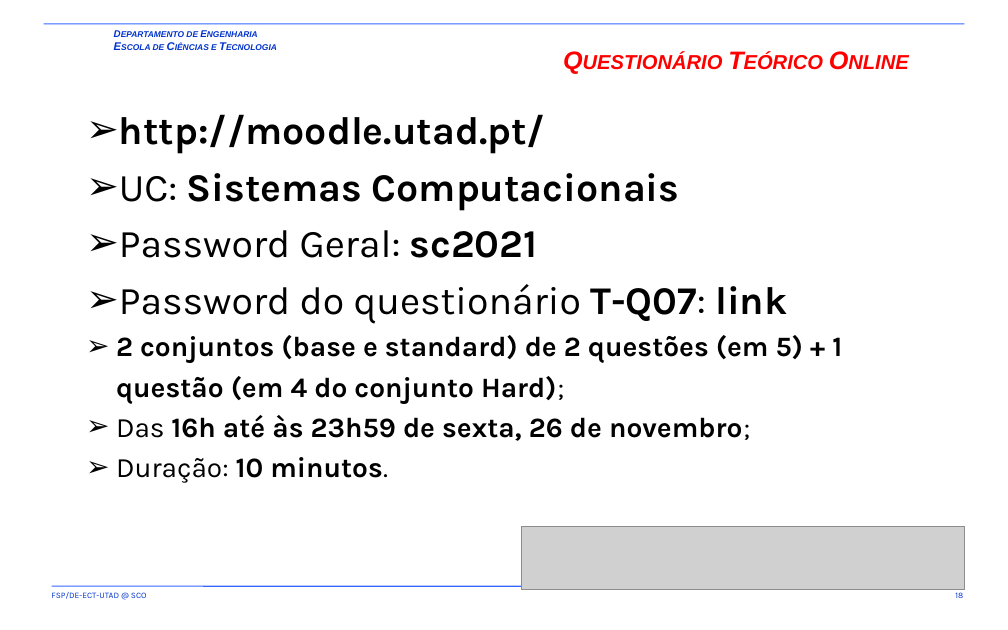
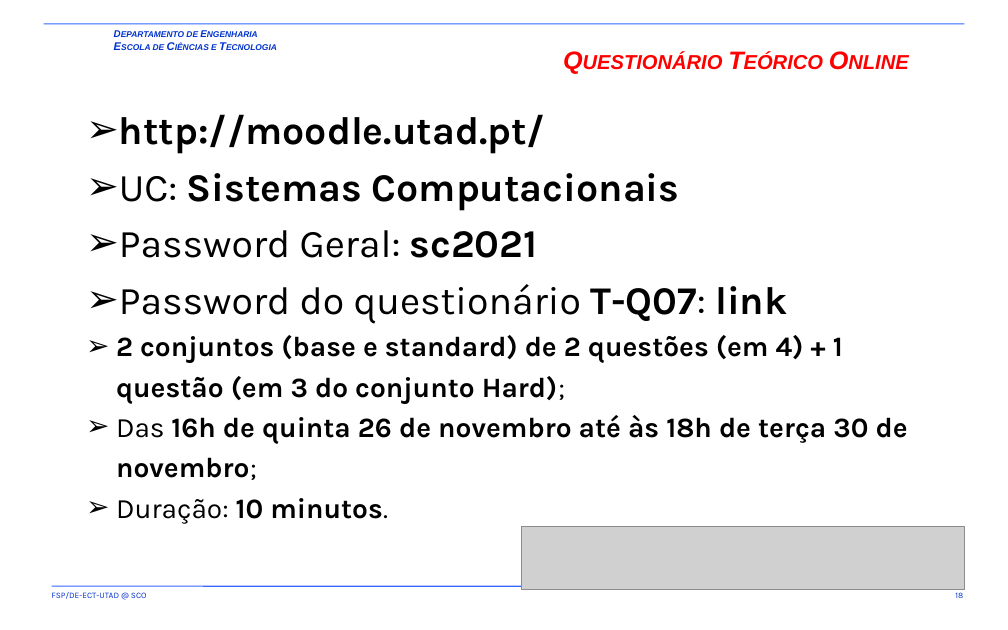
Before and after one commit to fsp864/UTAD-SCO, a slide deck: slide 18 of aulas/t/SCO-T2-S01-S02.pptx. Drawn at 1008x630 pixels with LibreOffice and Linux fonts; fonts in the diff are those of the drawing; grey boxes stand for pictures; background and template pictures are left out. Boxes give left, top, right and bottom in pixels: in the first picture for what was removed or moved away, otherwise in the second. Text is boxed around its words. In the diff, an @@ line names an element or a change of style, - is before the commit and + after.

```diff
--- a/aulas/t/SCO-T2-S01-S02.pptx
+++ b/aulas/t/SCO-T2-S01-S02.pptx
@@ text at box(116, 335, 908, 480): text changed @@
-  ➢ 2 conjuntos (base e standard) de 2 questões (em 5) + 1 questão (em 4 do conjunto Hard);
-  ➢ Das 16h até às 23h59 de sexta, 26 de novembro;
+  ➢ 2 conjuntos (base e standard) de 2 questões (em 4) + 1 questão (em 3 do conjunto Hard);
+  ➢ Das 16h de quinta 26 de novembro até às 18h de terça 30 de novembro;
```
Also in this commit, not shown: 4 other slides changed, 1 other file.
